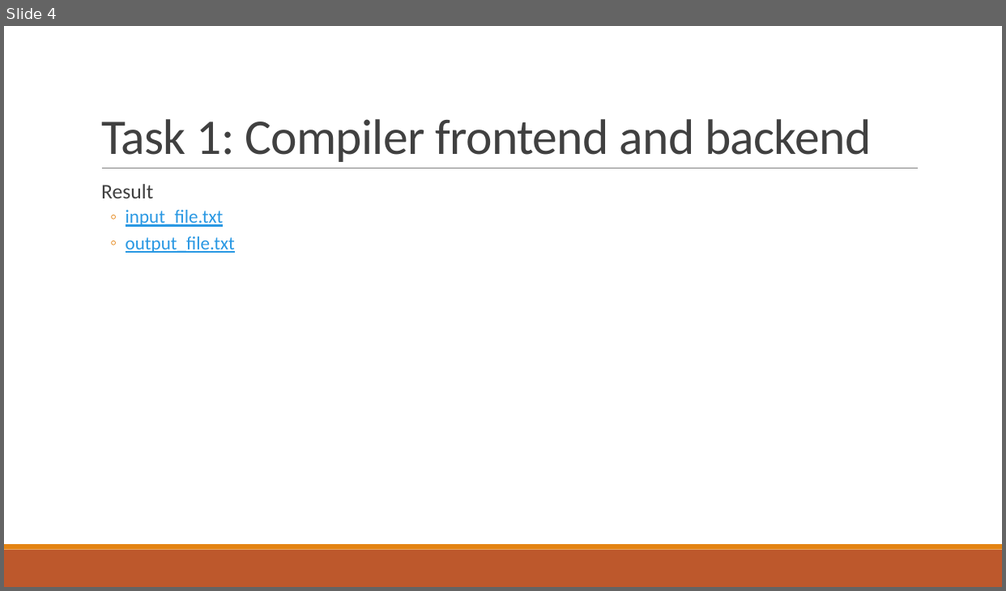
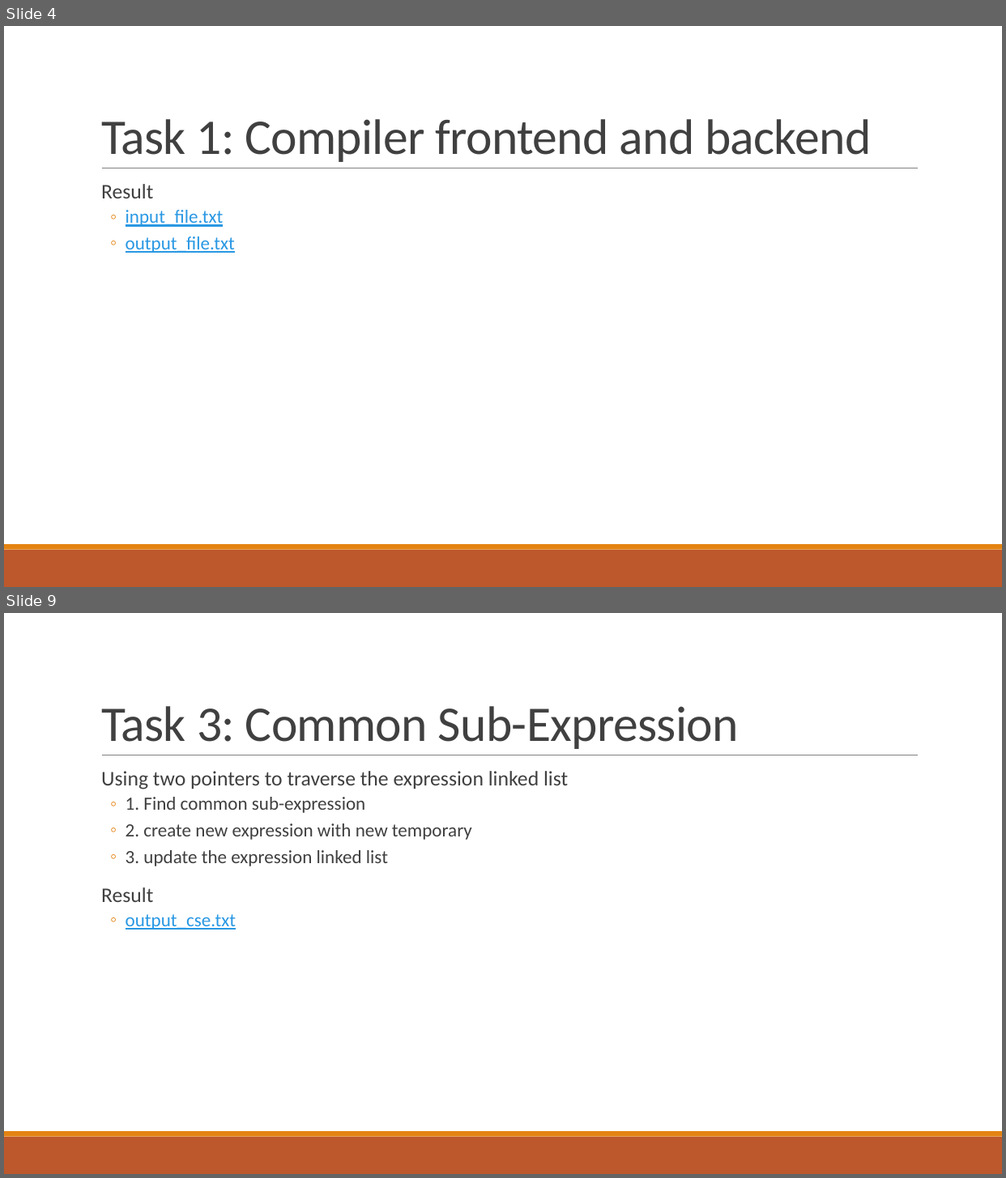
Before and after one commit to sxhmilyoyo/A_Calculator_Compiler, a slide deck: Presentation.pptx. Shown one above the other, each under a label of ours: slide 4 before the commit, slides 4 and 9 after it; the slides between them are not shown. The pictures are 1006x591 and 1006x1178 pixels, drawn with LibreOffice and Linux fonts; fonts in the diff are those of the drawing. Boxes give left, top, right and bottom in pixels: in the first picture for what was removed or moved away, otherwise in the second. Text is boxed around its words. In the diff, an @@ line names an element or a change of style, - is before the commit and + after.

```diff
--- a/Presentation.pptx
+++ b/Presentation.pptx
@@ slide 9 added at (4,613,1002,1174), background #FFFFFF; not listed: 3 template elements that a slide beside it also shows @@
@@ title added at (101,706,739,749), 48 pt, text #404040 @@
+Task 3: Common Sub-Expression
@@ text added at (101,771,568,930), 18 pt, text #404040 @@
+  Using two pointers to traverse the expression linked list
+  ◦ 1. Find common sub-expression
+  ◦ 2. create new expression with new temporary
+  ◦ 3. update the expression linked list
+  Result
+  ◦ output_cse.txt
```
Also in this commit, not shown: 2 slides changed, 5 other slides added, 4 other files.
